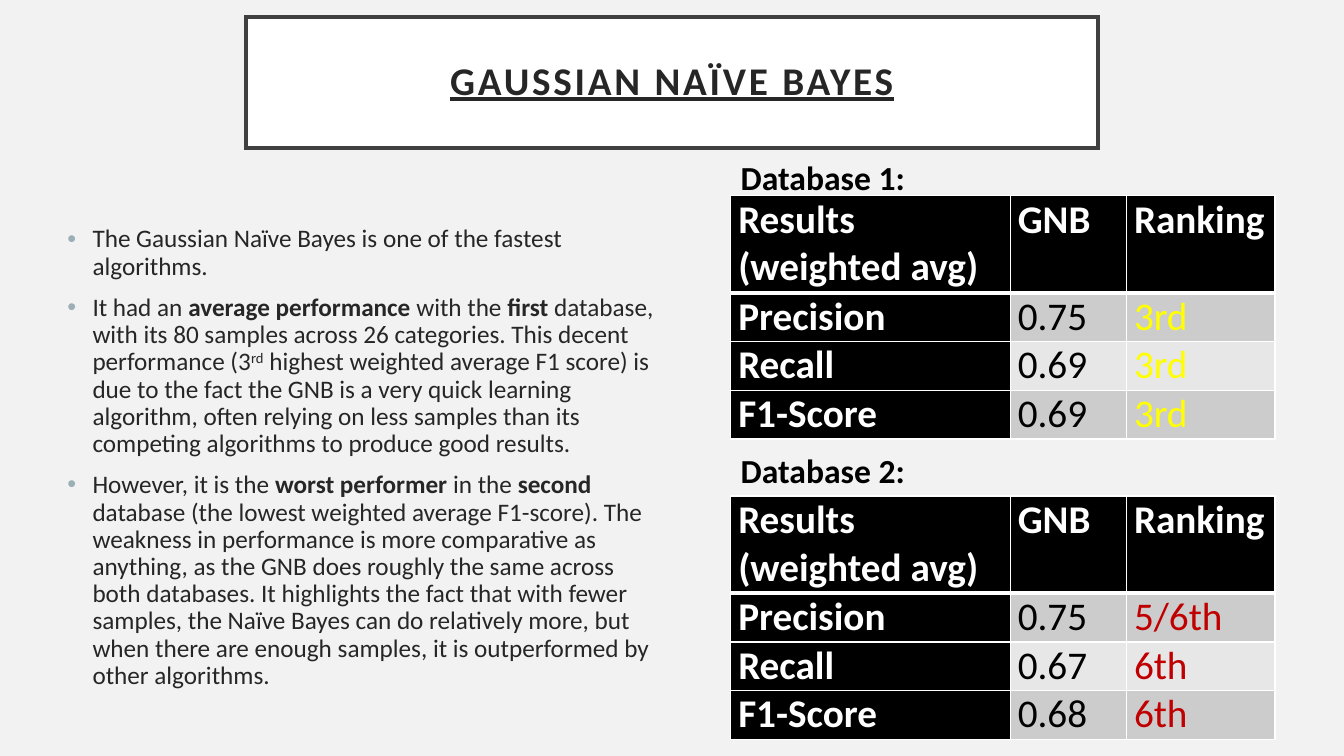
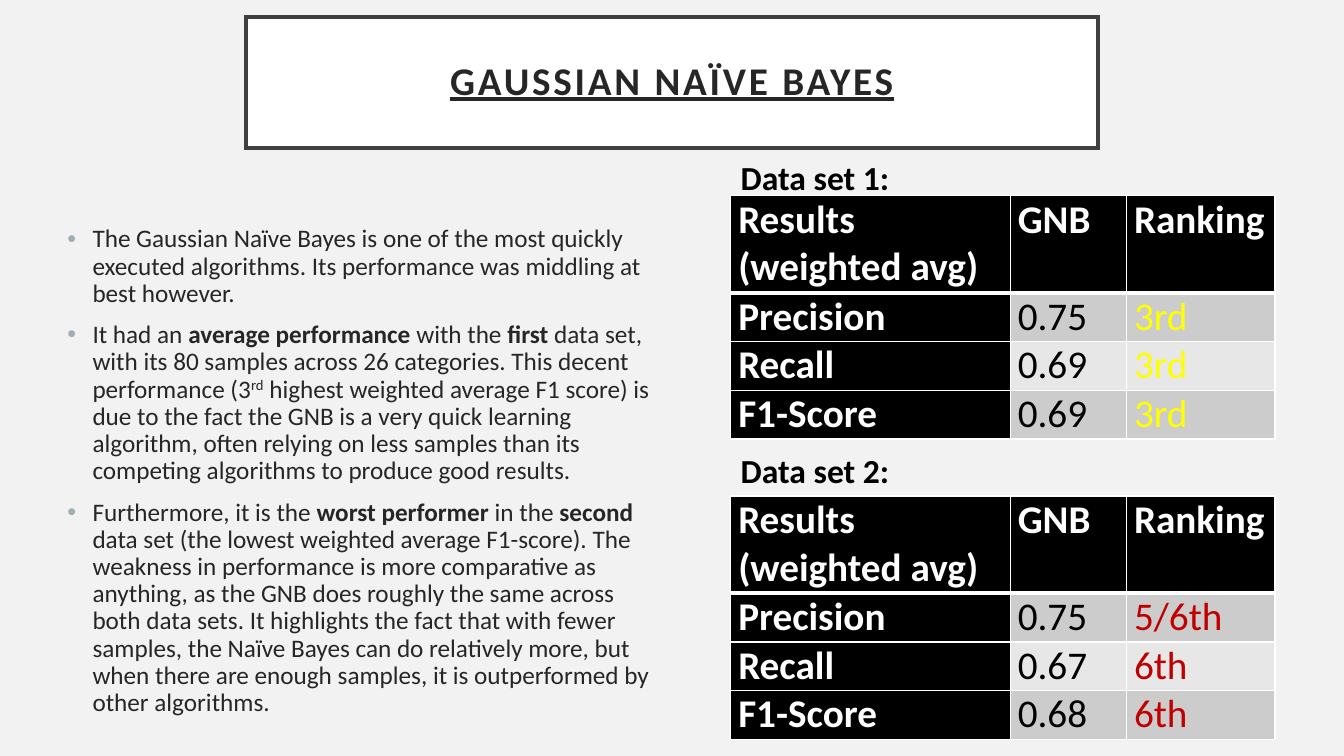
Before and after one commit to patnunes/COMP472, a slide deck: slide 4 of Result_Analysis.pptx. Drawn at 1344x756 pixels with LibreOffice and Linux fonts; fonts in the diff are those of the drawing. Boxes give left, top, right and bottom in pixels: in the first picture for what was removed or moved away, otherwise in the second. Text is boxed around its words. In the diff, an @@ line names an element or a change of style, - is before the commit and + after.

```diff
--- a/Result_Analysis.pptx
+++ b/Result_Analysis.pptx
@@ text at bbox=[741, 168, 889, 198]: text changed @@
-Database 1:
+Data set 1:
@@ text at bbox=[93, 229, 649, 716]: text changed @@
-• The Gaussian Naïve Bayes is one of the fastest algorithms.
-• It had an average performance with the first database, with its 80 samples across 26 categories. This decent performance (3rd highest weighted average F1 score) is due to the fact the GNB is a very quick learning algorithm, often relying on less samples than its competing algorithms to produce good results.
-• However, it is the worst performer in the second database (the lowest weighted average F1-score). The weakness in performance is more comparative as anything, as the GNB does roughly the same across both databases. It highlights the fact that with fewer samples, the Naïve Bayes can do relatively more, but when there are enough samples, it is outperformed by other algorithms.
+• The Gaussian Naïve Bayes is one of the most quickly executed algorithms. Its performance was middling at best however.
+• It had an average performance with the first data set, with its 80 samples across 26 categories. This decent performance (3rd highest weighted average F1 score) is due to the fact the GNB is a very quick learning algorithm, often relying on less samples than its competing algorithms to produce good results.
+• Furthermore, it is the worst performer in the second data set (the lowest weighted average F1-score). The weakness in performance is more comparative as anything, as the GNB does roughly the same across both data sets. It highlights the fact that with fewer samples, the Naïve Bayes can do relatively more, but when there are enough samples, it is outperformed by other algorithms.
@@ text at bbox=[741, 461, 889, 484]: text changed @@
-Database 2:
+Data set 2:
```
Also in this commit, not shown: 14 other slides changed.
